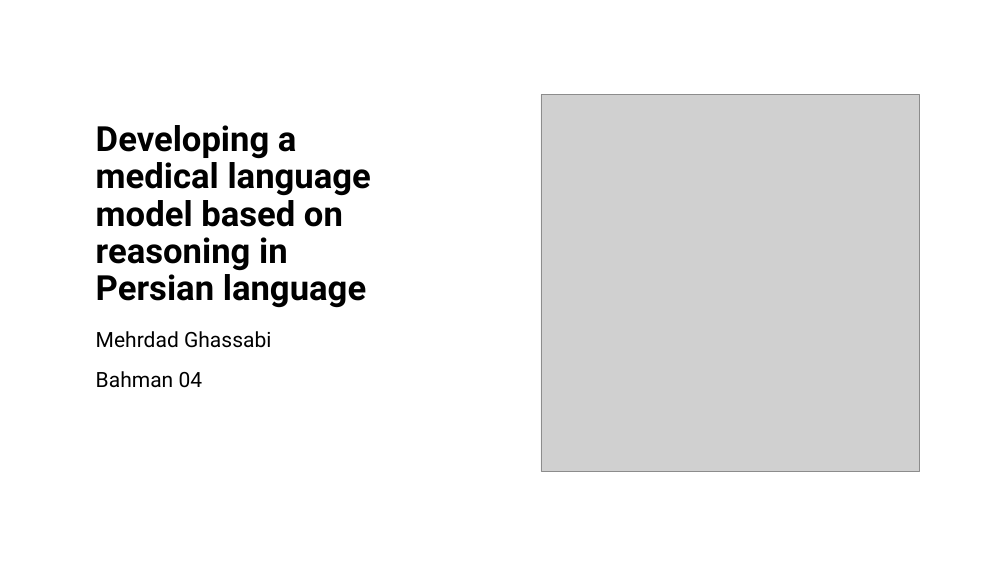
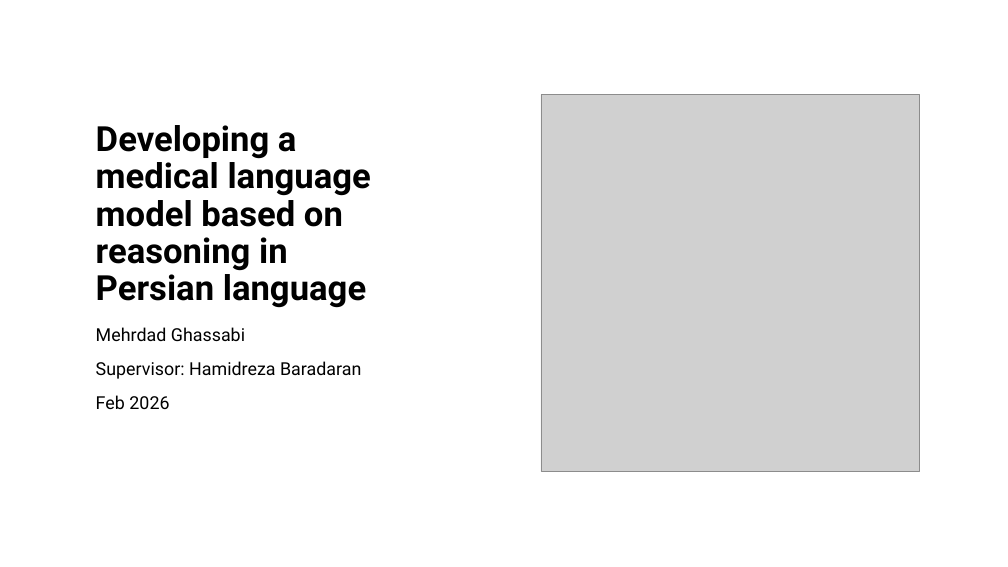
Before and after one commit to Mehrdadghassabi/Gaokerena-R, a slide deck: slide 1 of assets/thesis_documents/presentaion/Presentation 10.pptx. Drawn at 1008x567 pixels with LibreOffice and Linux fonts; fonts in the diff are those of the drawing; grey boxes stand for pictures. Boxes give left, top, right and bottom in pixels: in the first picture for what was removed or moved away, otherwise in the second. Text is boxed around its words. In the diff, an @@ line names an element or a change of style, - is before the commit and + after.

```diff
--- a/assets/thesis_documents/presentaion/Presentation 10.pptx
+++ b/assets/thesis_documents/presentaion/Presentation 10.pptx
@@ subtitle at [96, 327, 245, 341]: size 20 to 17 pt in "Mehrdad Ghassabi"; line spacing 1.2 to 1.1 @@
@@ subtitle at [96, 361, 361, 409]: text changed; size 20 to 17 pt @@
-Bahman 04
+Supervisor: Hamidreza Baradaran
+Feb 2026
```
Also in this commit, not shown: 8 other slides changed, 5 slides added, 1 other file.
